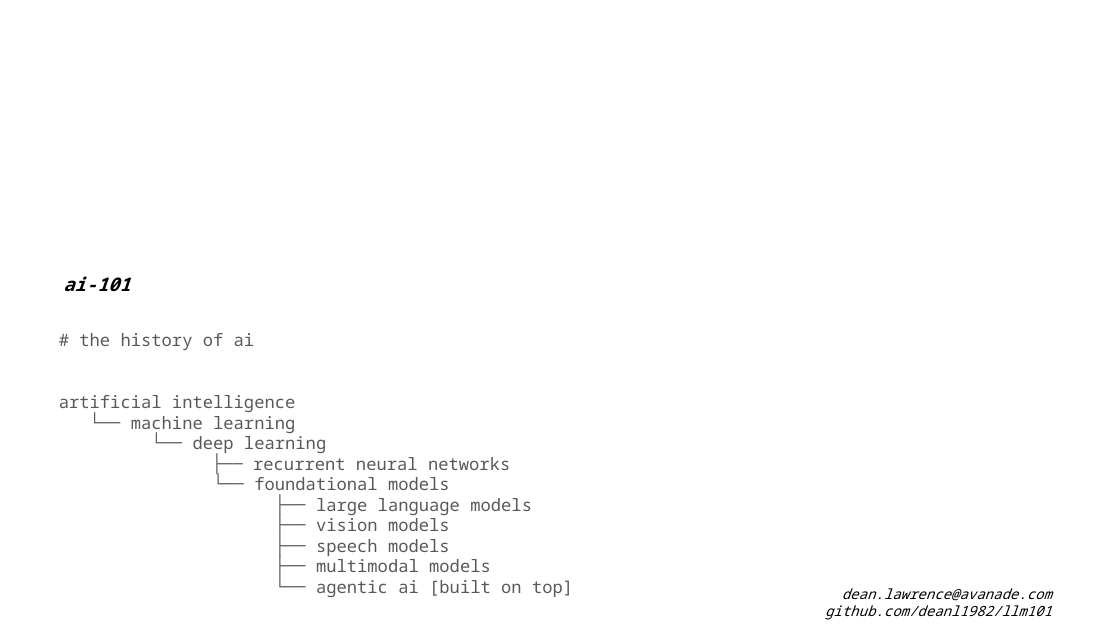
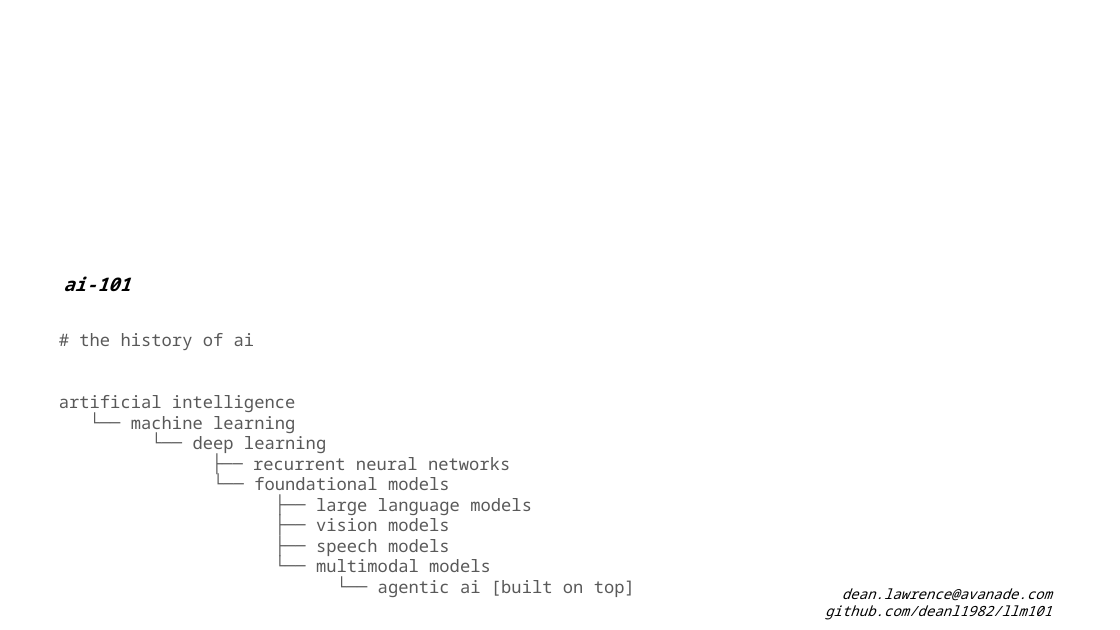
Before and after one commit to deanl1982/llm101, a slide deck: slide 2 of llm101.pptx. Drawn at 1120x630 pixels with LibreOffice and Linux fonts; fonts in the diff are those of the drawing. Boxes give left, top, right and bottom in pixels: in the first picture for what was removed or moved away, otherwise in the second. Text is boxed around its words. In the diff, an @@ line names an element or a change of style, - is before the commit and + after.

```diff
--- a/llm101.pptx
+++ b/llm101.pptx
@@ text at (316, 559, 491, 578): text changed @@
-├── multimodal models
+└── multimodal models
```
Also in this commit, not shown: 10 other slides changed.
